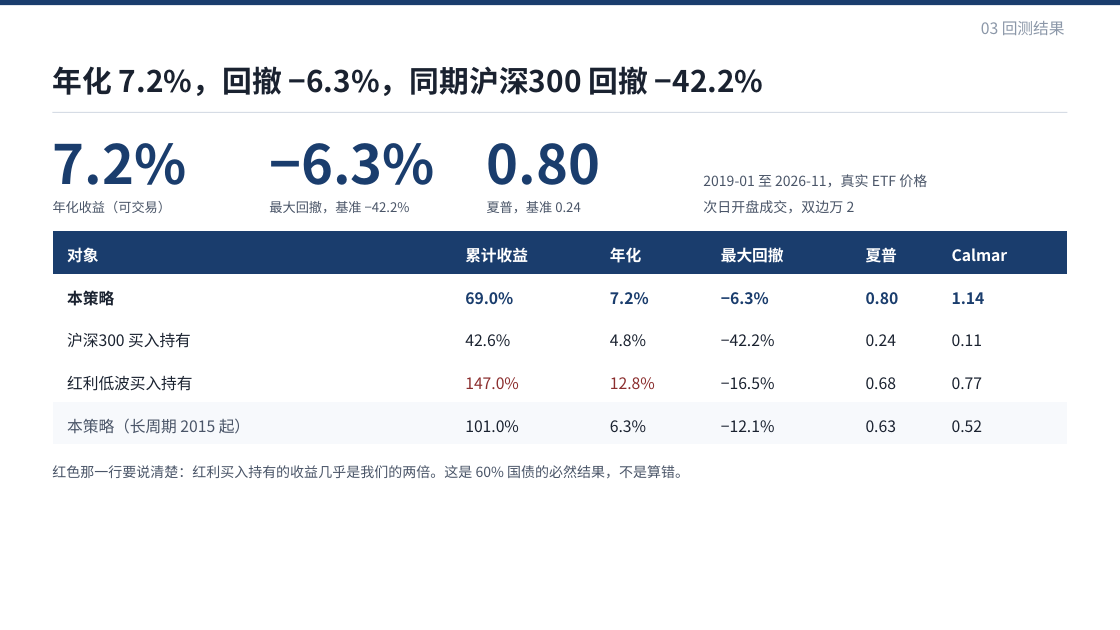
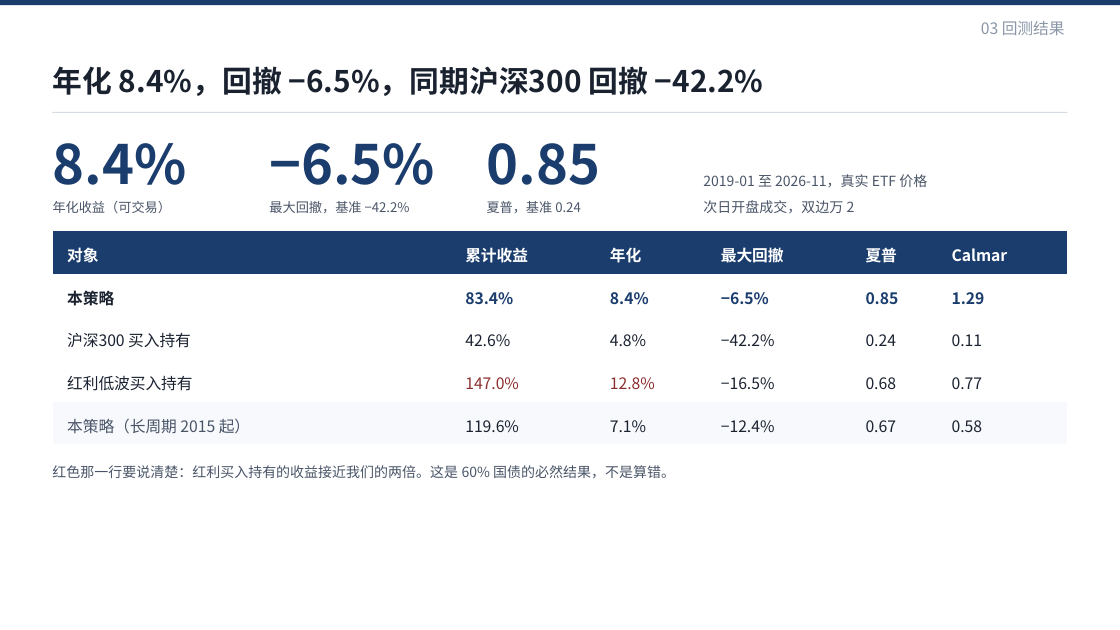
Before and after one commit to youool/dividend-bond-allocation, a slide deck: slide 15 of report/红利低波与国债配置策略_课程汇报/红利低波与国债配置策略_课程汇报.pptx. Drawn at 1120x630 pixels with LibreOffice and Linux fonts; fonts in the diff are those of the drawing. Boxes give left, top, right and bottom in pixels: in the first picture for what was removed or moved away, otherwise in the second. Text is boxed around its words. In the diff, an @@ line names an element or a change of style, - is before the commit and + after.

Commit message:
v5：闸门改为双向（上限 50%），全部结果与材料同步重跑
策略变更：allocation.py 的闸门由「只降不升、上限 40%」改为「双向、区间 20%-50%」。
- 长周期：6.28%/-12.06%/0.521 → 7.15%/-12.36%/0.578
- 可交易：7.20%/-6.33%/1.138 → 8.41%/-6.54%/1.286
- 闸门安慰剂：可交易由第 92 分位升至第 99 分位，长周期第 100 分位
- 换手 6.3pct/月，年手续费约 0.37%（八年），成本提到千 1 优势仍在
- 上限 0.45-0.50 为平台（长 0.560-0.583、交 1.217-1.280），非孤立尖峰

同步：六组实验中的波动率组、五项审计、久期支线、纳指、滚动三年、再平衡、
README、技术报告 v5（33 页/16 表/8 图）、汇报 PPT 七页与讲稿。
新增 experiment_switch.py（牛市换宽基，否）与 experiment_dynamic*.py（双向闸门检验）。

```diff
--- a/report/红利低波与国债配置策略_课程汇报/红利低波与国债配置策略_课程汇报.pptx
+++ b/report/红利低波与国债配置策略_课程汇报/红利低波与国债配置策略_课程汇报.pptx
@@ text at [52,66,764,96]: text changed @@
-年化 7.2%，回撤 −6.3%，同期沪深300 回撤 −42.2%
+年化 8.4%，回撤 −6.5%，同期沪深300 回撤 −42.2%
@@ text at [53,143,187,185]: text changed @@
-7.2%
+8.4%
@@ text at [269,143,435,185]: text changed @@
-−6.3%
+−6.5%
@@ text at [487,143,601,185]: text changed @@
-0.80
+0.85
@@ table at [52,231,1067,444] @@
-row 2: 本策略 | 69.0% | 7.2% | −6.3% | 0.80 | 1.14
+row 2: 本策略 | 83.4% | 8.4% | −6.5% | 0.85 | 1.29
-row 5: 本策略（长周期 2015 起） | 101.0% | 6.3% | −12.1% | 0.63 | 0.52
+row 5: 本策略（长周期 2015 起） | 119.6% | 7.1% | −12.4% | 0.67 | 0.58
@@ text at [52,465,675,479]: text changed @@
-红色那一行要说清楚：红利买入持有的收益几乎是我们的两倍。这是 60% 国债的必然结果，不是算错。
+红色那一行要说清楚：红利买入持有的收益接近我们的两倍。这是 60% 国债的必然结果，不是算错。
```
Also in this commit, not shown: 6 other slides changed, 44 other files.
